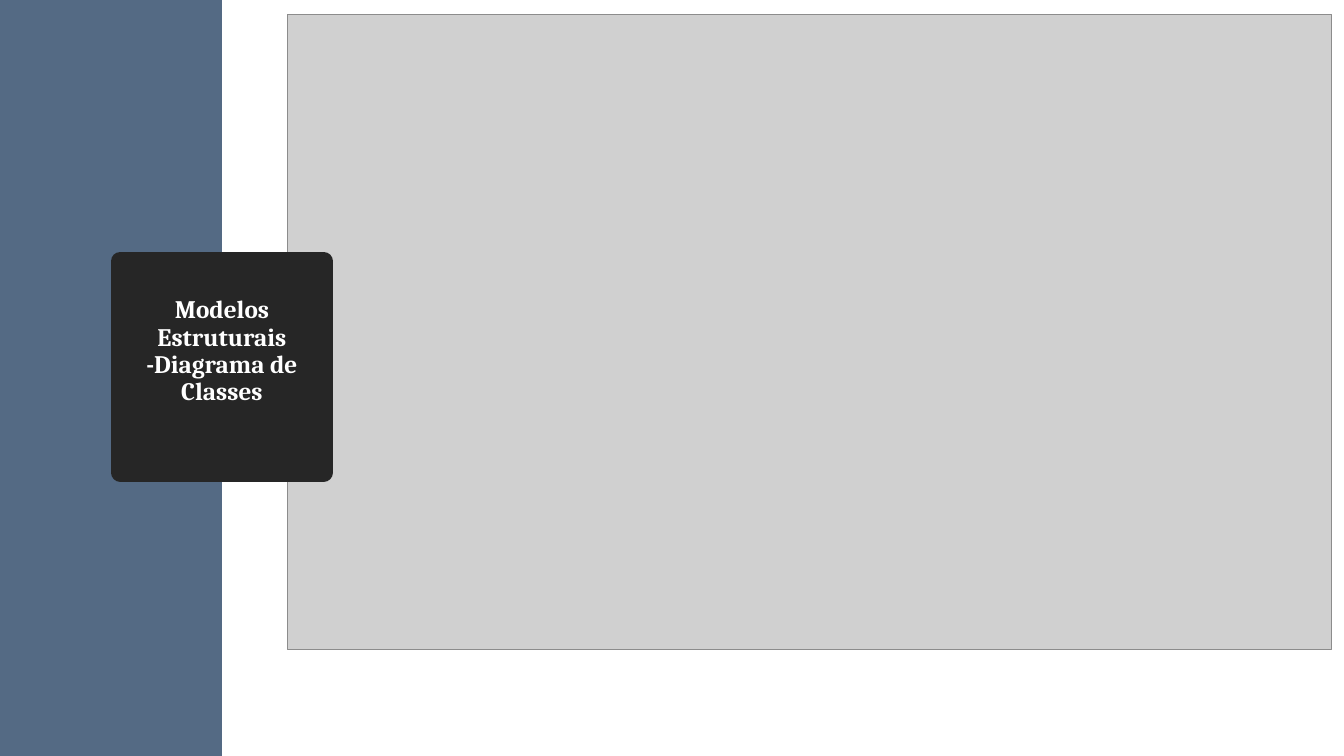
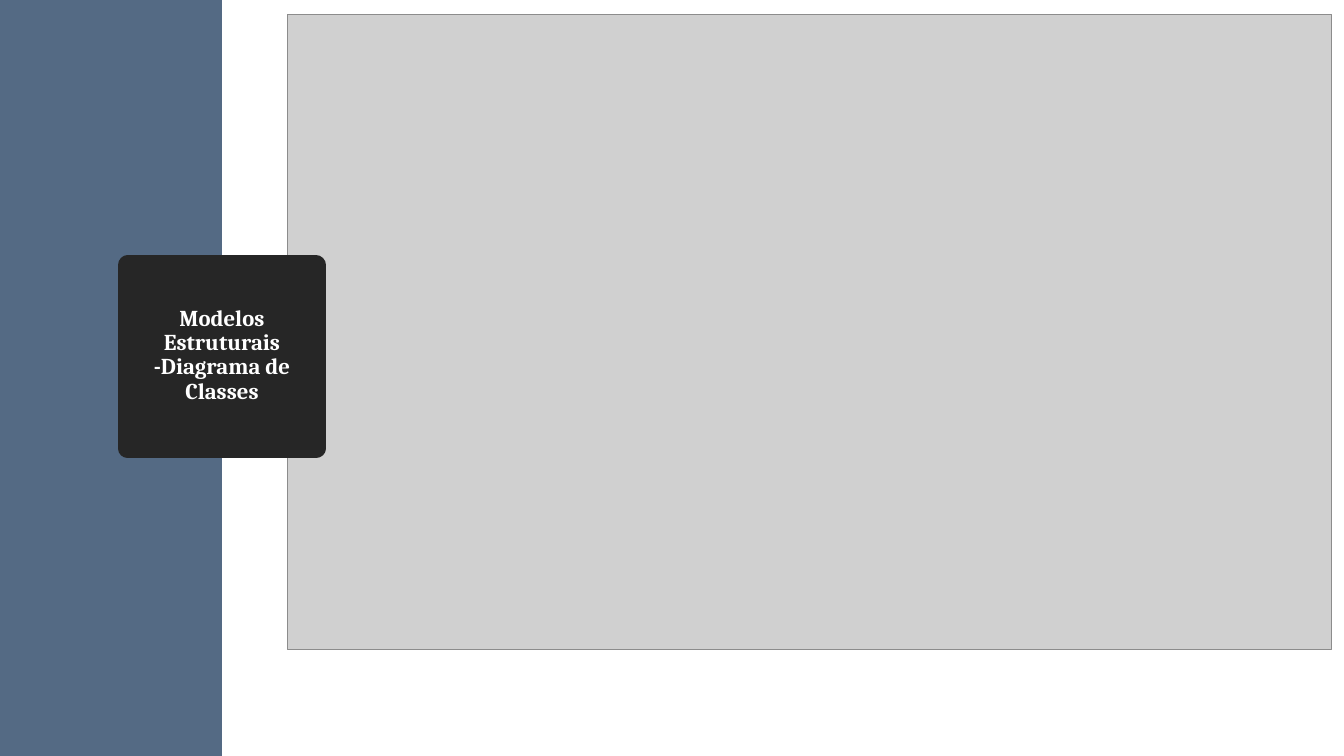
Before and after one commit to diogofbraga/MyChef, a slide deck: slide 19 of Especificacao/FeelItaly.pptx (slide 13 before the commit). Drawn at 1344x756 pixels with LibreOffice and Linux fonts; fonts in the diff are those of the drawing; grey boxes stand for pictures. Boxes give left, top, right and bottom in pixels: in the first picture for what was removed or moved away, otherwise in the second. Text is boxed around its words. In the diff, an @@ line names an element or a change of style, - is before the commit and + after.

```diff
--- a/Especificacao/FeelItaly.pptx
+++ b/Especificacao/FeelItaly.pptx
@@ title "Modelos Estruturais -Diagrama de Classes": place and size @@
-title "Modelos Estruturais -Diagrama de Classes" at box(120, 261, 324, 473)
+title "Modelos Estruturais -Diagrama de Classes" at box(128, 265, 317, 449)
@@ title "Modelos Estruturais -Diagrama de Classes" at box(128, 265, 317, 449): size 18 to 16.2 pt @@
```
Also in this commit, not shown: 2 other slides changed, 19 slides added.
